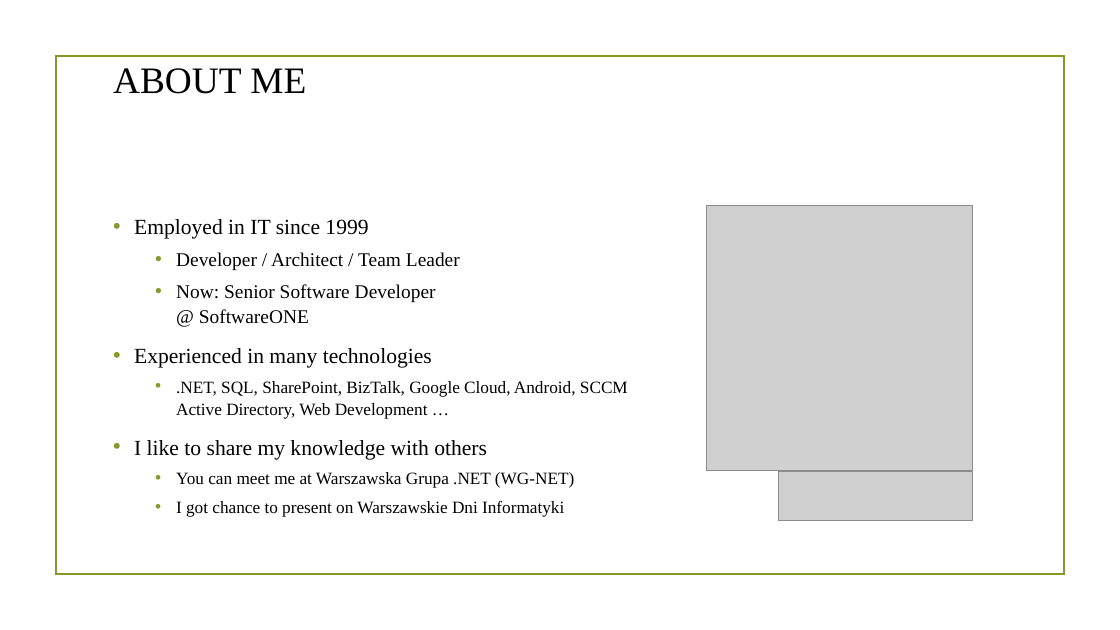
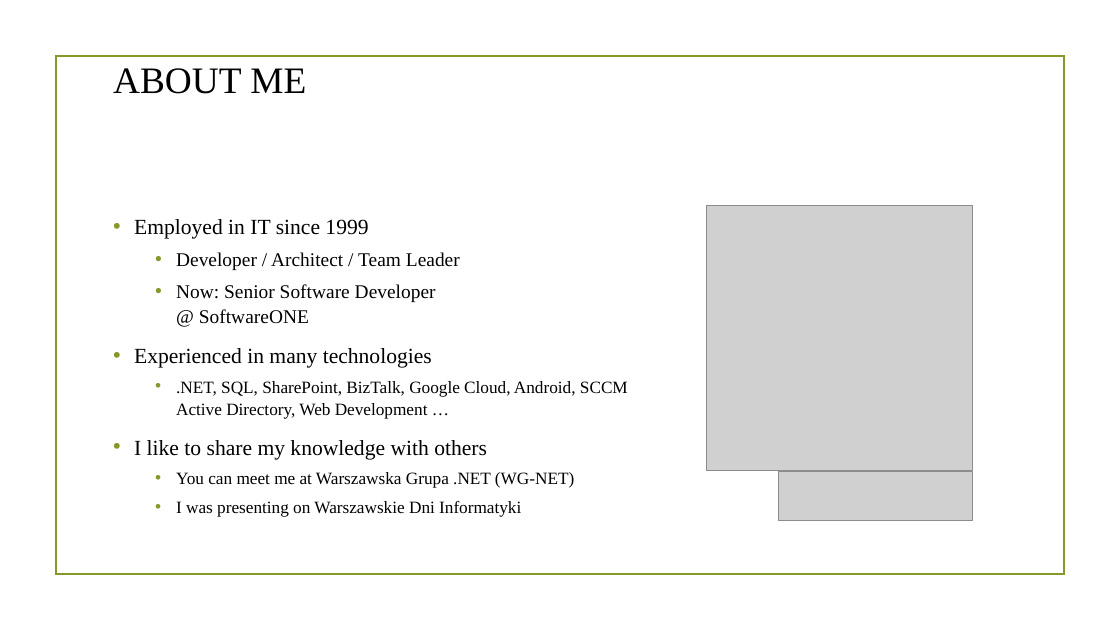
Before and after one commit to MariuszKrzanowski/asynchronous-intuition, a slide deck: slide 3 of slides/AsynchronousIntuition.pptx. Drawn at 1120x630 pixels with LibreOffice and Linux fonts; fonts in the diff are those of the drawing; grey boxes stand for pictures; background and template pictures are left out. Boxes give left, top, right and bottom in pixels: in the first picture for what was removed or moved away, otherwise in the second. Text is boxed around its words. In the diff, an @@ line names an element or a change of style, - is before the commit and + after.

```diff
--- a/slides/AsynchronousIntuition.pptx
+++ b/slides/AsynchronousIntuition.pptx
@@ text at <box>176,501,521,517</box>: text changed @@
-  • I got chance to present on Warszawskie Dni Informatyki
+  • I was presenting on Warszawskie Dni Informatyki
```
Also in this commit, not shown: 6 other slides changed, 1 slide added, 2 slides removed.
